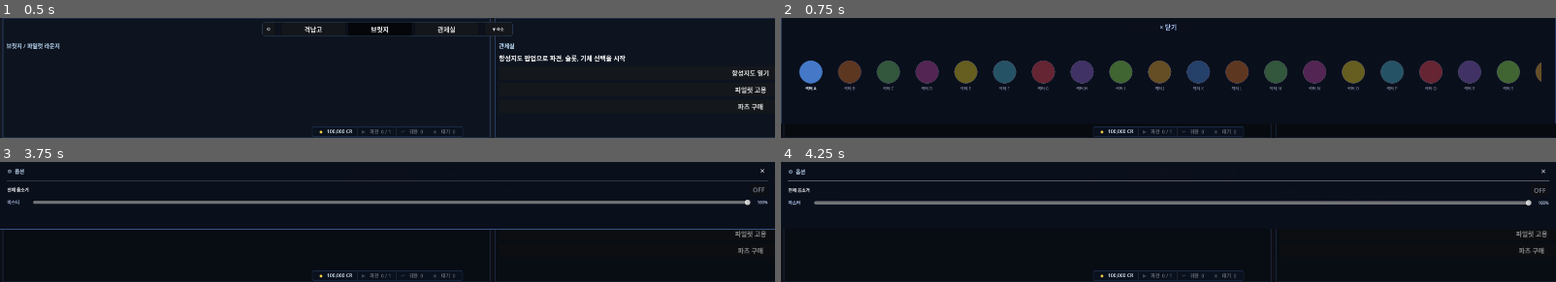
Above: before the commit, frames 1-4 (two rows, left to right).
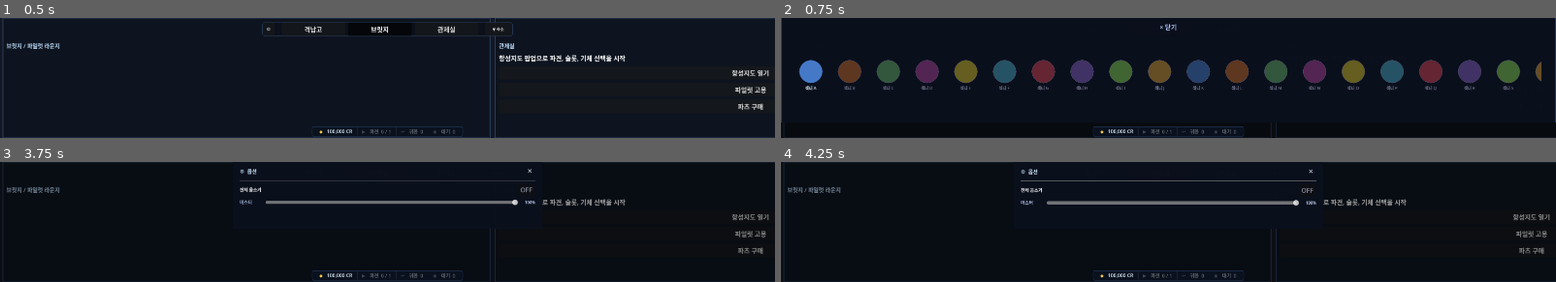
Above: after the commit, the same moments.

Repository: havergooday/dockclicker
Game: Godot game, scene res://scenes/main/main.tscn
Two runs of this game, one before a commit and one after it. Both use one fixed random seed, a clock stepped at 60 frames per second and the inputs below.
Inputs:
- Up to frame 1 (0.5 s): no input
- Up to frame 2 (0.75 s): click "항성지도 열기" at 0.5 s
- Up to frame 3 (3.75 s): click "× 닫기" at 1.25 s; click "파일럿 고용" at 2 s; click "파츠 구매" at 2.75 s; click "⚙" at 3.5 s
- Up to frame 4 (4.25 s): no input

Frame 1 is identical in both runs. In frame 2, 0.9% of the frame differs, in the area x 0-100%, y 34-88%; in frame 3, 4.0%, in the area x 0-100%, y 5-57%; in frame 4, 3.2%.

Commit message:
fix: 항성지도/옵션창 팝업도 전체 슬라이드로 통일
기존: offset_top만 애니메이션 → 아래 가장자리가 고정돼
배경 먼저 깔리고 내용만 슬라이드되는 느낌
변경: offset_top + offset_bottom을 같은 양으로 동시 이동
→ 파일럿/파츠 팝업처럼 패널 전체가 함께 내려오는 느낌으로 통일

Co-Authored-By: Claude Opus 4.8 <noreply@anthropic.com>

Diff:
--- a/scripts/ui/ship_canvas.gd
+++ b/scripts/ui/ship_canvas.gd
@@ -530,9 +530,9 @@
 	_options_popup.add_child(dim)
 
 	_options_panel = PanelContainer.new()
-	_options_panel.anchor_left   = 0.0
+	_options_panel.anchor_left   = 0.3
 	_options_panel.anchor_top    = 0.0
-	_options_panel.anchor_right  = 1.0
+	_options_panel.anchor_right  = 0.7
 	_options_panel.anchor_bottom = 0.0
 	_options_panel.offset_top    = -OPTIONS_H
 	_options_panel.offset_bottom = OPTIONS_H
@@ -643,17 +643,20 @@
 		return
 	_options_popup.visible = true
 	_options_panel.offset_top = -OPTIONS_H
+	_options_panel.offset_bottom = 0.0
 	var tween := create_tween()
-	tween.tween_property(_options_panel, "offset_top", 0.0, 0.20) \
-		.set_ease(Tween.EASE_OUT).set_trans(Tween.TRANS_SINE)
+	tween.set_ease(Tween.EASE_OUT).set_trans(Tween.TRANS_SINE)
+	tween.tween_property(_options_panel, "offset_top", 0.0, 0.20)
+	tween.parallel().tween_property(_options_panel, "offset_bottom", OPTIONS_H, 0.20)
 
 
 func _close_options() -> void:
 	if not is_instance_valid(_options_popup) or not _options_popup.visible:
 		return
 	var tween := create_tween()
-	tween.tween_property(_options_panel, "offset_top", -OPTIONS_H, 0.16) \
-		.set_ease(Tween.EASE_IN).set_trans(Tween.TRANS_SINE)
+	tween.set_ease(Tween.EASE_IN).set_trans(Tween.TRANS_SINE)
+	tween.tween_property(_options_panel, "offset_top", -OPTIONS_H, 0.16)
+	tween.parallel().tween_property(_options_panel, "offset_bottom", 0.0, 0.16)
 	tween.tween_callback(func(): _options_popup.visible = false)
 
 
--- a/scripts/ui/star_map_popup.gd
+++ b/scripts/ui/star_map_popup.gd
@@ -65,8 +65,11 @@
 	_rebuild_planets()
 	call_deferred("_restore_saved_scroll")
 	_main_panel.offset_top = -POPUP_HEIGHT
+	_main_panel.offset_bottom = 0.0
 	var tween := create_tween()
-	tween.tween_property(_main_panel, "offset_top", 0.0, 0.20).set_ease(Tween.EASE_OUT).set_trans(Tween.TRANS_SINE)
+	tween.set_ease(Tween.EASE_OUT).set_trans(Tween.TRANS_SINE)
+	tween.tween_property(_main_panel, "offset_top", 0.0, 0.20)
+	tween.parallel().tween_property(_main_panel, "offset_bottom", POPUP_HEIGHT, 0.20)
 
 
 func _restore_saved_scroll() -> void:
@@ -80,7 +83,9 @@
 	_pending_dispatch = Callable()
 	_saved_planet_scroll_x = _planet_scroll.scroll_horizontal
 	var tween := create_tween()
-	tween.tween_property(_main_panel, "offset_top", -POPUP_HEIGHT, 0.18).set_ease(Tween.EASE_IN).set_trans(Tween.TRANS_SINE)
+	tween.set_ease(Tween.EASE_IN).set_trans(Tween.TRANS_SINE)
+	tween.tween_property(_main_panel, "offset_top", -POPUP_HEIGHT, 0.18)
+	tween.parallel().tween_property(_main_panel, "offset_bottom", 0.0, 0.18)
 	tween.tween_callback(func():
 		hide()
 		_hide_toast()
